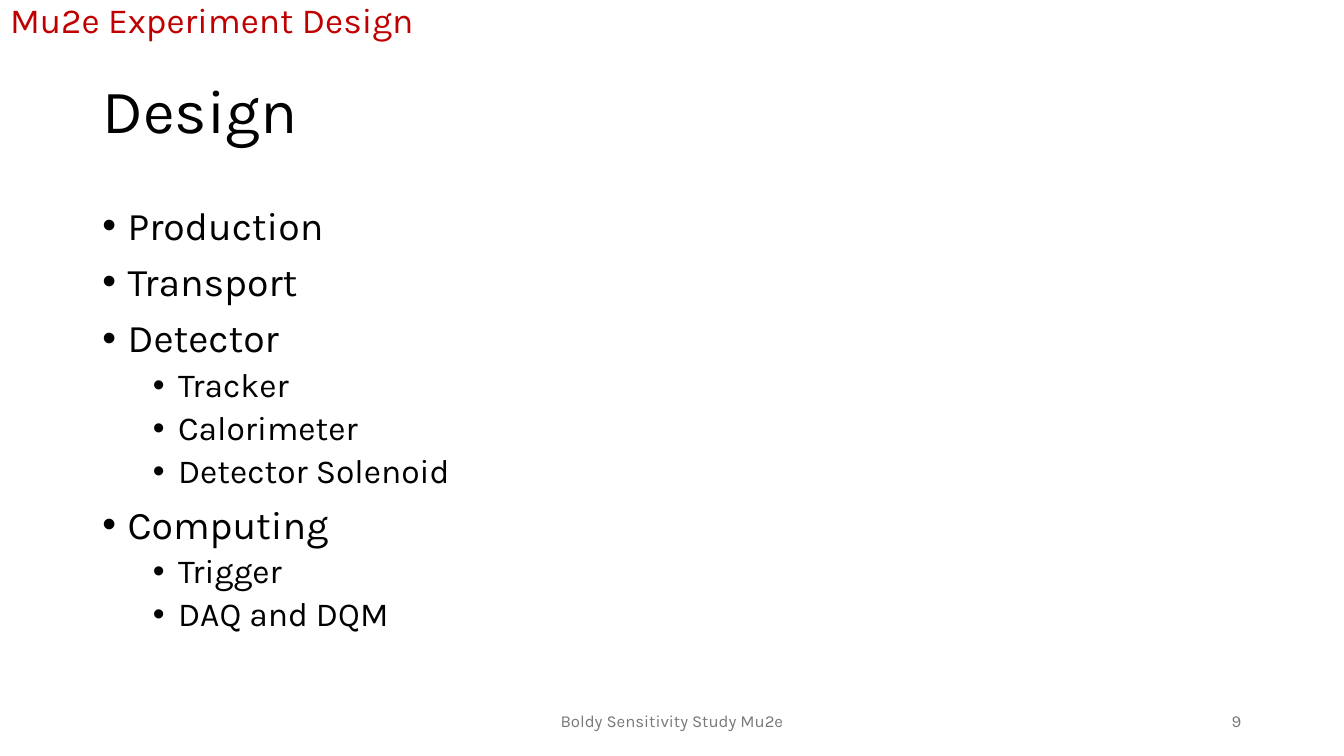
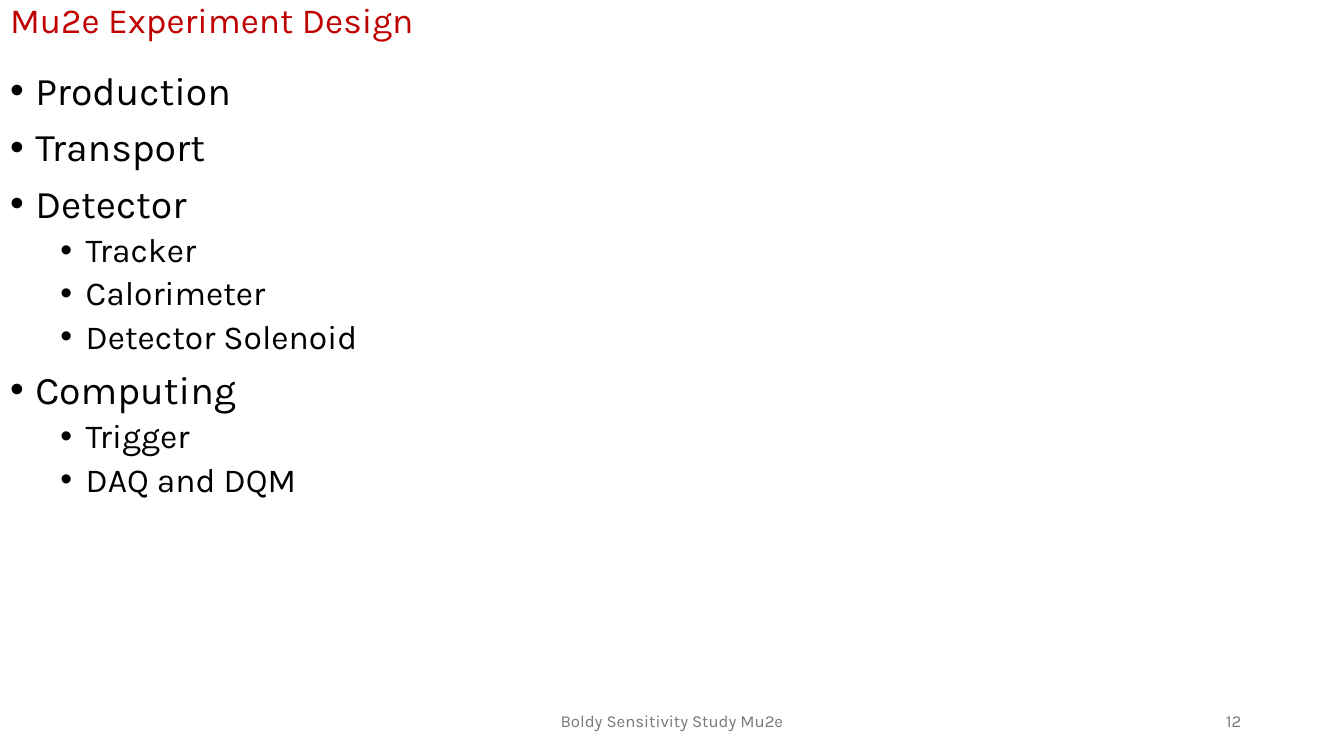
Before and after one commit to andrewboldy/DissertationAndProposalWriting, a slide deck: slide 12 of ProposalWriting/Presentation/BoldyProposalDefense [Autosaved].pptx (slide 9 before the commit). Drawn at 1344x756 pixels with LibreOffice and Linux fonts; fonts in the diff are those of the drawing. Boxes give left, top, right and bottom in pixels: in the first picture for what was removed or moved away, otherwise in the second. Text is boxed around its words. In the diff, an @@ line names an element or a change of style, - is before the commit and + after.

```diff
--- a/ProposalWriting/Presentation/BoldyProposalDefense [Autosaved].pptx
+++ b/ProposalWriting/Presentation/BoldyProposalDefense [Autosaved].pptx
@@ text "Production": place and size @@
-text "Production" at (128, 213, 450, 632)
+text "Production" at (35, 78, 357, 498)
@@ title removed at (102, 90, 297, 148) @@
-Design
@@ page number at (1226, 716, 1241, 727): text changed @@
-9
+12
```
Also in this commit, not shown: 16 other slides changed, 19 slides added, 4 slides removed, 1 other file.
